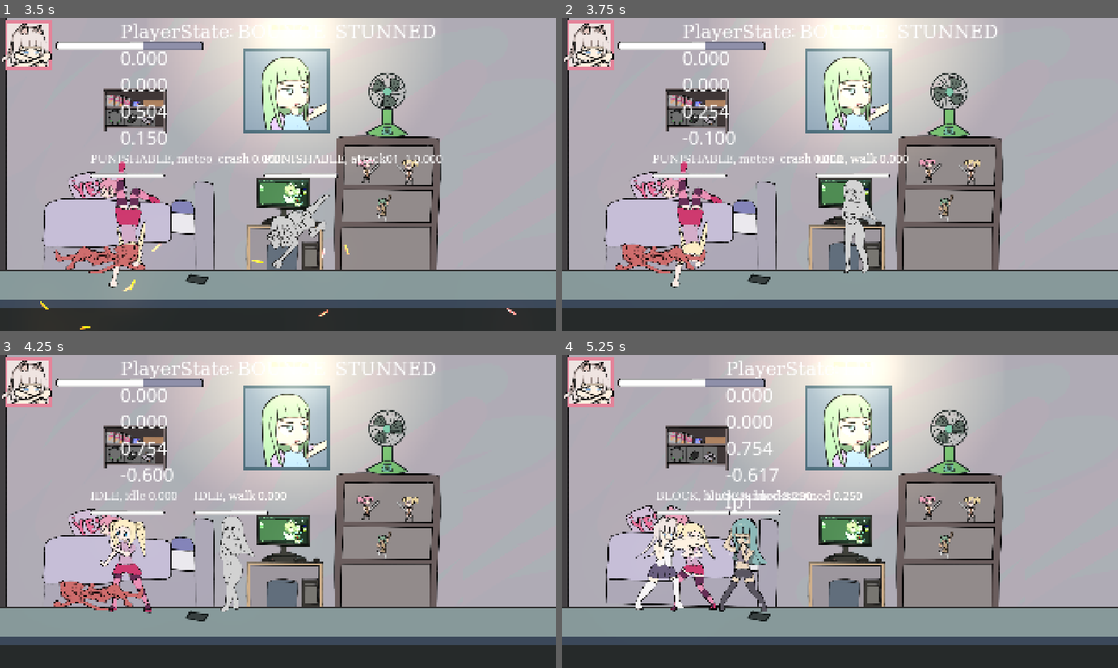
Above: before the commit, frames 1-4 (two rows, left to right).
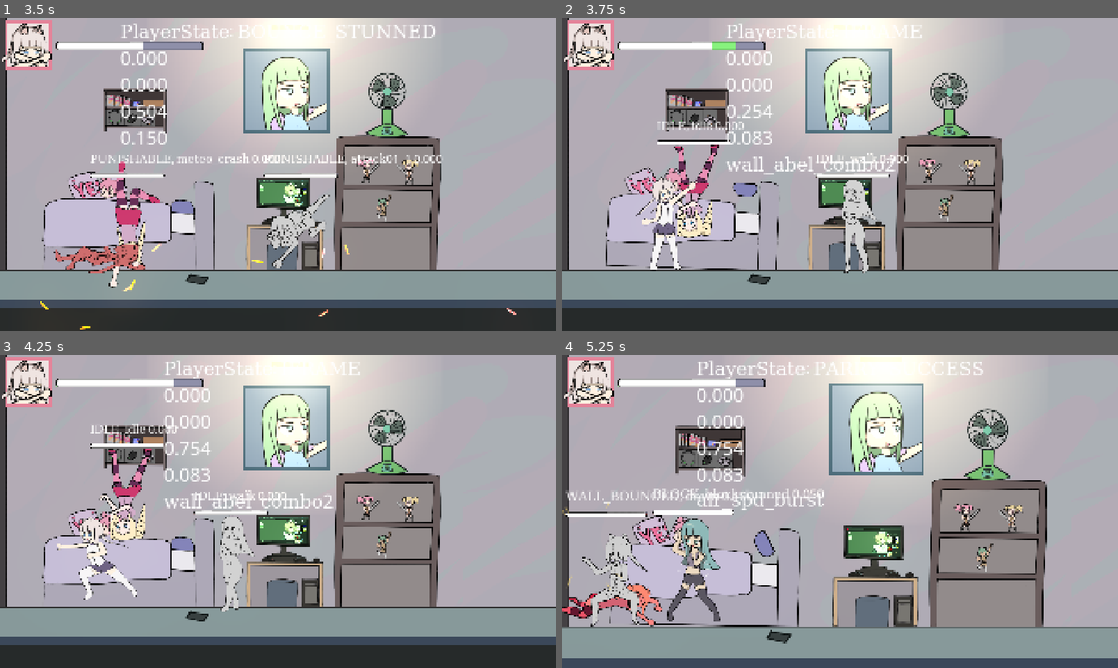
Above: after the commit, the same moments.

Repository: BeatMil/AnimuFight
Game: Godot game, scene res://scenes/stage01.tscn
Two runs of this game, one before a commit and one after it. Both use one fixed random seed, a clock stepped at 60 frames per second and the inputs below. This scene is started directly instead of the project's main scene.
Inputs (mouse positions are in pixels of both pictures, inside the frame that each line leads up to):
- Up to frame 1 (3.5 s): tap Enter (ui_accept) at 0.5, 0.77, 1.52, 3.02 s; move the mouse to (400, 158) at 0.52 s; hold Space (block) 0.53-1.28 s; hold D (right) 0.53-2.03 s; click (400, 158) at 0.67 s; move the mouse to (166, 190) at 1.27 s; tap Space (block) at 1.35, 2.3, 3.05 s; move the mouse to (333, 105) at 2.02 s; hold A (left) 2.03-2.78 s; hold L (dodge) 2.03-2.78 s; move the mouse to (250, 237) at 2.77 s; hold D (right) from 2.78 s (still down); tap , (execute) at 2.85 s; click (250, 237) at 2.92 s
- Up to frame 2 (3.75 s): keep holding D (right); move the mouse to (1006, 221) at 3.52 s; hold Space (block) from 3.53 s (still down); tap U (grab) at 3.6 s
- Up to frame 3 (4.25 s): keep holding D (right); keep holding Space (block); tap Enter (ui_accept) at 3.77 s
- Up to frame 4 (5.25 s): move the mouse to (673, 464) at 4.27 s; release D (right) at 4.28 s; release Space (block) at 4.28 s; hold A (left) 4.28-5.03 s; tap J (hp) at 4.35 s; tap Enter (ui_accept) at 4.52 s; tap Space (block) at 4.55 s; move the mouse to (867, 511) at 5.02 s; hold D (right) from 5.03 s (still down); hold K (lp) from 5.03 s (still down); click (867, 511) at 5.17 s

Frame 1 is identical in both runs. In frame 2, 7.6% of the frame differs, in the area x 7-79%, y 1-87%; in frame 3, 6.1%; in frame 4, 47%, in the area x 0-100%, y 0-100%.

Commit message:
Add press block to also techroll

Diff:
--- a/nodes/player.tscn
+++ b/nodes/player.tscn
@@ -727,87 +727,6 @@
 }
 tracks/5/use_blend = true
 
-[sub_resource type="Animation" id="Animation_gvos3"]
-resource_name = "burst"
-length = 0.7
-tracks/0/type = "value"
-tracks/0/imported = false
-tracks/0/enabled = true
-tracks/0/path = NodePath("Sprite2D:texture")
-tracks/0/interp = 1
-tracks/0/loop_wrap = true
-tracks/0/keys = {
-"times": PackedFloat32Array(0),
-"transitions": PackedFloat32Array(1),
-"update": 1,
-"values": [ExtResource("13_lt25b")]
-}
-tracks/1/type = "audio"
-tracks/1/imported = false
-tracks/1/enabled = true
-tracks/1/path = NodePath("AudioStreamPlayer")
-tracks/1/interp = 1
-tracks/1/loop_wrap = true
-tracks/1/keys = {
-"clips": [{
-"end_offset": 0.0,
-"start_offset": 0.0,
-"stream": ExtResource("27_7y217")
-}],
-"times": PackedFloat32Array(0)
-}
-tracks/1/use_blend = true
-tracks/2/type = "method"
-tracks/2/imported = false
-tracks/2/enabled = true
-tracks/2/path = NodePath(".")
-tracks/2/interp = 1
-tracks/2/loop_wrap = true
-tracks/2/keys = {
-"times": PackedFloat32Array(0),
-"transitions": PackedFloat32Array(1),
-"values": [{
-"args": [8],
-"method": &"_set_state"
-}]
-}
-tracks/3/type = "value"
-tracks/3/imported = false
-tracks/3/enabled = true
-tracks/3/path = NodePath("Sprite2D:self_modulate")
-tracks/3/interp = 1
-tracks/3/loop_wrap = true
-tracks/3/keys = {
-"times": PackedFloat32Array(0),
-"transitions": PackedFloat32Array(1),
-"update": 0,
-"values": [Color(1, 1, 1, 1)]
-}
-tracks/4/type = "value"
-tracks/4/imported = false
-tracks/4/enabled = true
-tracks/4/path = NodePath("Sprite2D:hframes")
-tracks/4/interp = 1
-tracks/4/loop_wrap = true
-tracks/4/keys = {
-"times": PackedFloat32Array(0),
-"transitions": PackedFloat32Array(1),
-"update": 1,
-"values": [1]
-}
-tracks/5/type = "value"
-tracks/5/imported = false
-tracks/5/enabled = true
-tracks/5/path = NodePath("Sprite2D:vframes")
-tracks/5/interp = 1
-tracks/5/loop_wrap = true
-tracks/5/keys = {
-"times": PackedFloat32Array(0),
-"transitions": PackedFloat32Array(1),
-"update": 1,
-"values": [1]
-}
-
 [sub_resource type="Animation" id="Animation_vb3yq"]
 resource_name = "dash"
 length = 0.3
@@ -4248,6 +4167,87 @@
 "values": [false]
 }
 
+[sub_resource type="Animation" id="Animation_gvos3"]
+resource_name = "techroll"
+length = 0.7
+tracks/0/type = "value"
+tracks/0/imported = false
+tracks/0/enabled = true
+tracks/0/path = NodePath("Sprite2D:texture")
+tracks/0/interp = 1
+tracks/0/loop_wrap = true
+tracks/0/keys = {
+"times": PackedFloat32Array(0),
+"transitions": PackedFloat32Array(1),
+"update": 1,
+"values": [ExtResource("13_lt25b")]
+}
+tracks/1/type = "audio"
+tracks/1/imported = false
+tracks/1/enabled = true
+tracks/1/path = NodePath("AudioStreamPlayer")
+tracks/1/interp = 1
+tracks/1/loop_wrap = true
+tracks/1/keys = {
+"clips": [{
+"end_offset": 0.0,
+"start_offset": 0.0,
+"stream": ExtResource("27_7y217")
+}],
+"times": PackedFloat32Array(0)
+}
+tracks/1/use_blend = true
+tracks/2/type = "method"
+tracks/2/imported = false
+tracks/2/enabled = true
+tracks/2/path = NodePath(".")
+tracks/2/interp = 1
+tracks/2/loop_wrap = true
+tracks/2/keys = {
+"times": PackedFloat32Array(0),
+"transitions": PackedFloat32Array(1),
+"values": [{
+"args": [8],
+"method": &"_set_state"
+}]
+}
+tracks/3/type = "value"
+tracks/3/imported = false
+tracks/3/enabled = true
+tracks/3/path = NodePath("Sprite2D:self_modulate")
+tracks/3/interp = 1
+tracks/3/loop_wrap = true
+tracks/3/keys = {
+"times": PackedFloat32Array(0),
+"transitions": PackedFloat32Array(1),
+"update": 0,
+"values": [Color(1, 1, 1, 1)]
+}
+tracks/4/type = "value"
+tracks/4/imported = false
+tracks/4/enabled = true
+tracks/4/path = NodePath("Sprite2D:hframes")
+tracks/4/interp = 1
+tracks/4/loop_wrap = true
+tracks/4/keys = {
+"times": PackedFloat32Array(0),
+"transitions": PackedFloat32Array(1),
+"update": 1,
+"values": [1]
+}
+tracks/5/type = "value"
+tracks/5/imported = false
+tracks/5/enabled = true
+tracks/5/path = NodePath("Sprite2D:vframes")
+tracks/5/interp = 1
+tracks/5/loop_wrap = true
+tracks/5/keys = {
+"times": PackedFloat32Array(0),
+"transitions": PackedFloat32Array(1),
+"update": 1,
+"values": [1]
+}
+
 [sub_resource type="AnimationLibrary" id="AnimationLibrary_1o8ps"]
 _data = {
 &"RESET": SubResource("Animation_0olpk"),
@@ -4257,7 +4257,6 @@
 &"air_throw": SubResource("Animation_lt25b"),
 &"block": SubResource("Animation_tdvq7"),
 &"blockstunned": SubResource("Animation_ovt0o"),
-&"burst": SubResource("Animation_gvos3"),
 &"dash": SubResource("Animation_vb3yq"),
 &"ded": SubResource("Animation_a7sym"),
 &"dodge": SubResource("Animation_q1ufp"),
@@ -4284,6 +4283,7 @@
 &"spell": SubResource("Animation_wq1x7"),
 &"ta": SubResource("Animation_me6mg"),
 &"tan": SubResource("Animation_2bfwe"),
+&"techroll": SubResource("Animation_gvos3"),
 &"throw_enemy": SubResource("Animation_2anje"),
 &"throw_stunned": SubResource("Animation_t838g"),
 &"walk": SubResource("Animation_rqcud"),
--- a/scripts/player.gd
+++ b/scripts/player.gd
@@ -206,8 +206,9 @@
 		else:
 			tech_roll_timer = tech_roll_time
 
-	if Input.is_action_just_pressed("down") and state in [States.BOUNCE_STUNNED, States.WALL_BOUNCED] and is_on_floor() and tech_roll_timer > 0:
-		animation_player.play("burst")
+	if Input.is_action_just_pressed("down") or Input.is_action_just_pressed("block") \
+		and state in [States.BOUNCE_STUNNED, States.WALL_BOUNCED] and is_on_floor() and tech_roll_timer > 0:
+		animation_player.play("techroll")
 		hp_bar.hp_up_late_parry()
 
 
